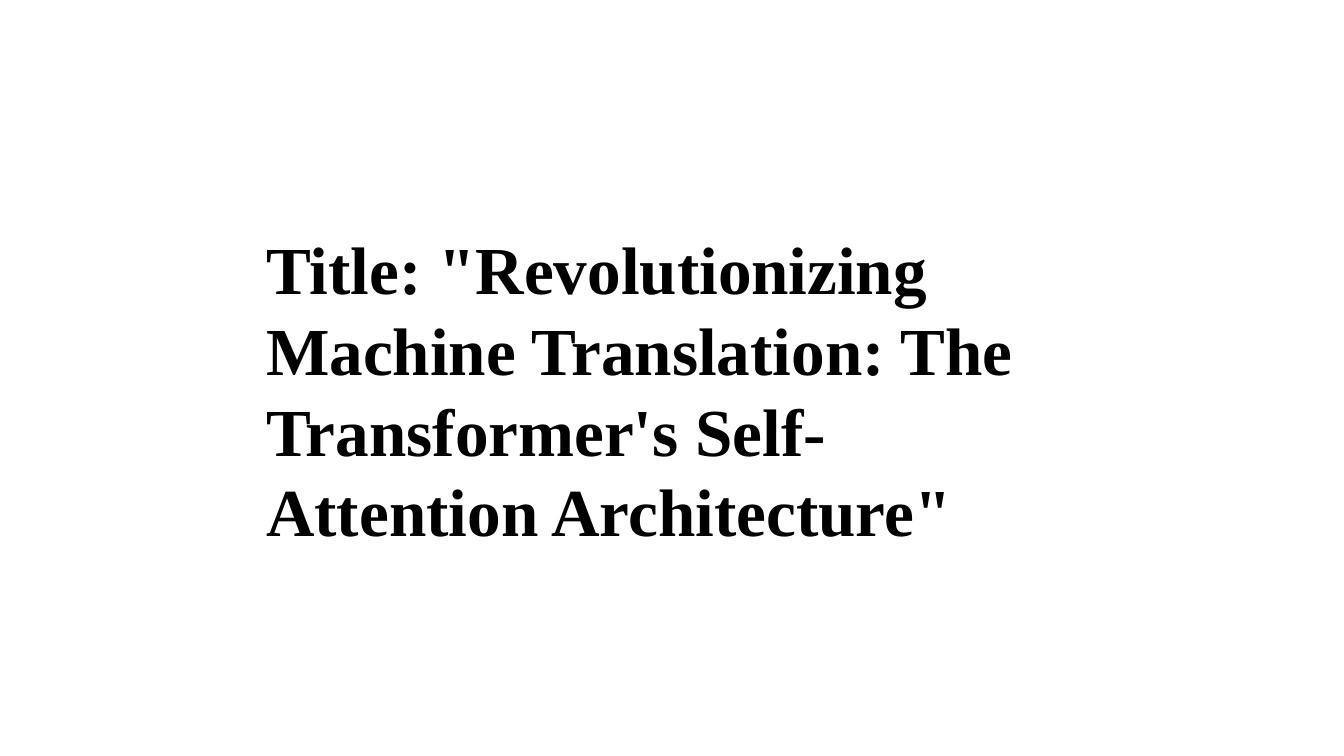
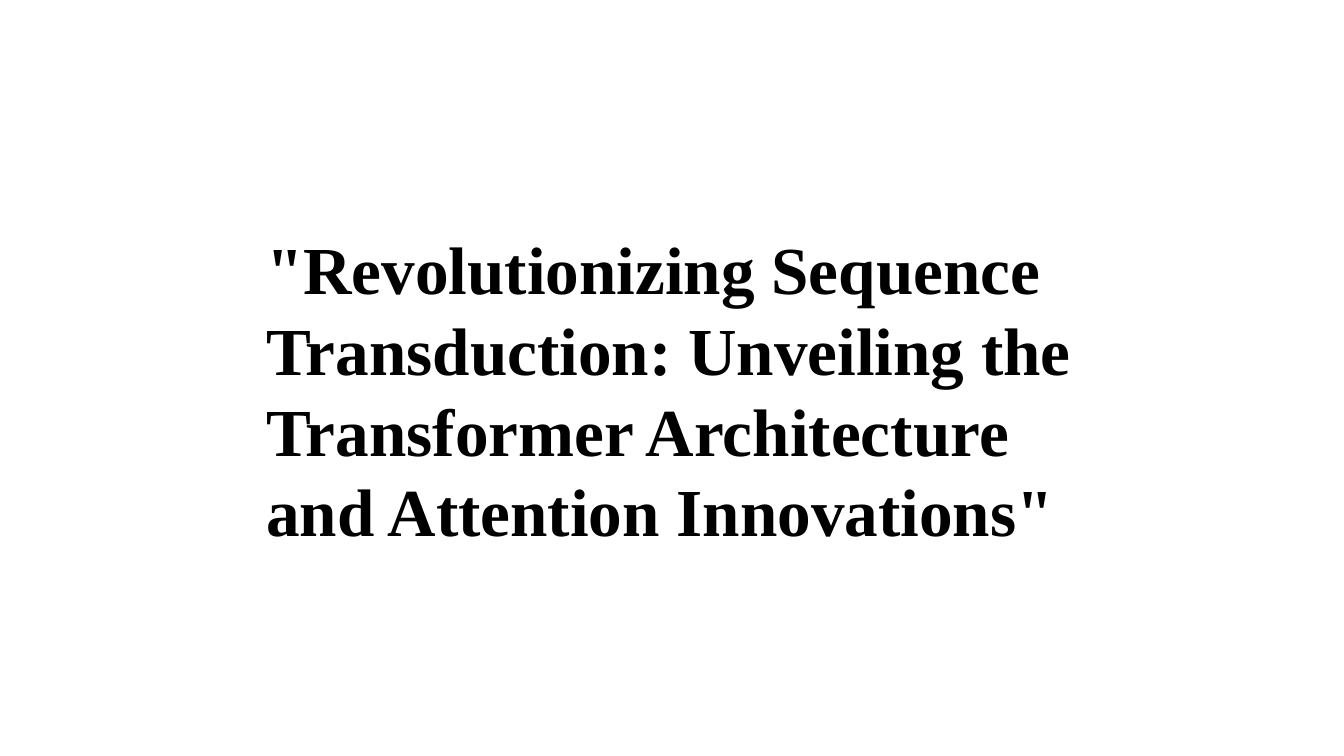
Before and after one commit to Jessie-ZhaoXi/dsa4213-ppt-generator, a slide deck: slide 1 of my_ppts/attention_mode1.pptx. Drawn at 1344x756 pixels with LibreOffice and Linux fonts; fonts in the diff are those of the drawing; background and template pictures are left out. Boxes give left, top, right and bottom in pixels: in the first picture for what was removed or moved away, otherwise in the second. Text is boxed around its words. In the diff, an @@ line names an element or a change of style, - is before the commit and + after.

```diff
--- a/my_ppts/attention_mode1.pptx
+++ b/my_ppts/attention_mode1.pptx
@@ text at (266,247,1071,537): text changed @@
-Title: "Revolutionizing Machine Translation: The Transformer's Self-Attention Architecture"
+"Revolutionizing Sequence Transduction: Unveiling the Transformer Architecture and Attention Innovations"
```
Also in this commit, not shown: 5 other slides changed, 2 slides added, 7 slides removed, 31 other files.
